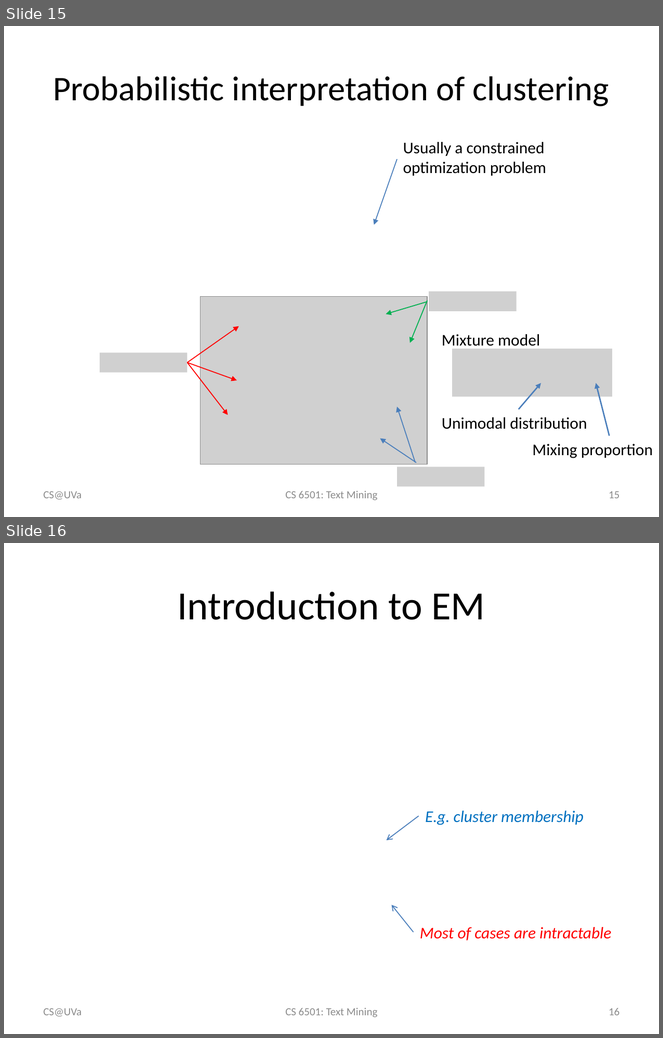
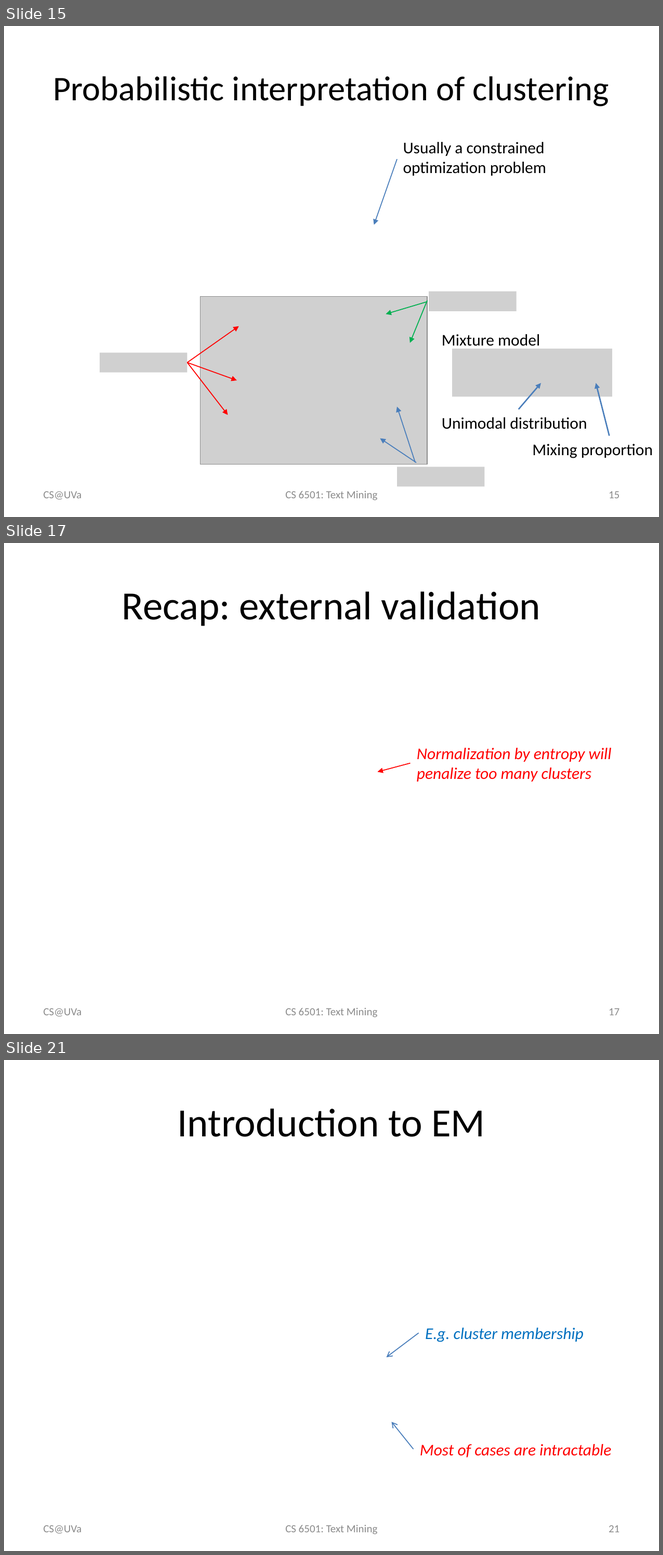
Before and after one commit to wang296/CS6501-Text-Mining, a slide deck: docs/k-means.pptx. Shown one above the other, each under a label of ours: slides 15 and 16 before the commit, slides 15, 17 and 21 after it; the slides between them are not shown. The pictures are 663x1038 and 663x1555 pixels, drawn with LibreOffice and Linux fonts; fonts in the diff are those of the drawing; grey boxes stand for pictures. Boxes give left, top, right and bottom in pixels: in the first picture for what was removed or moved away, otherwise in the second. Text is boxed around its words. In the diff, an @@ line names an element or a change of style, - is before the commit and + after.

```diff
--- a/docs/k-means.pptx
+++ b/docs/k-means.pptx
@@ slide 17 added at [4, 543, 659, 1034], background #FFFFFF @@
@@ title added at [122, 591, 541, 626], 44 pt, text #000000 @@
+Recap: external validation
@@ text added at [417, 748, 612, 782], 18 pt, text #FF0000, italic @@
+Normalization by entropy will penalize too many clusters
@@ arrow added from (410, 763) to (377, 772), #FF0000 1 pt @@
@@ text added at [44, 1008, 82, 1017], 12 pt, text #8C8C8C @@
+CS@UVa
@@ text added at [285, 1008, 377, 1018], 12 pt, text #8C8C8C @@
+CS 6501: Text Mining
@@ page number added at [609, 1008, 620, 1016], 12 pt, text #8C8C8C @@
+17
@@ what was slide 16 is now slide 21 @@
@@ page number at [609, 1525, 620, 1533]: text changed @@
-16
+21
```
Also in this commit, not shown: 4 other slides added, 5 other files.
